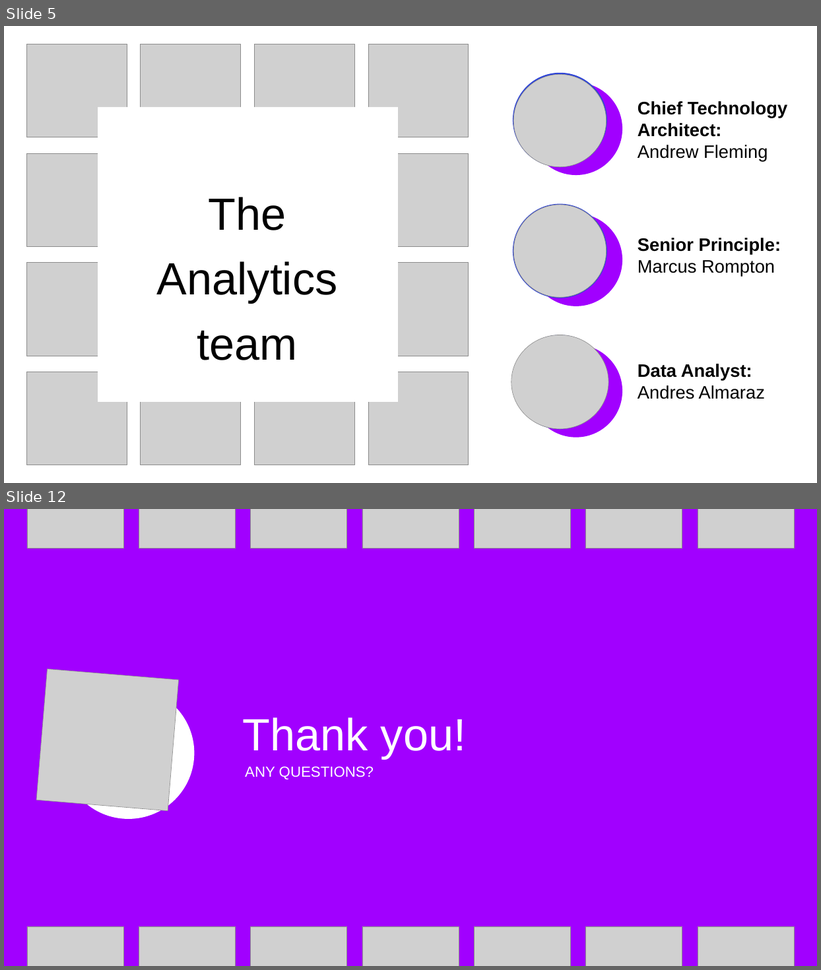
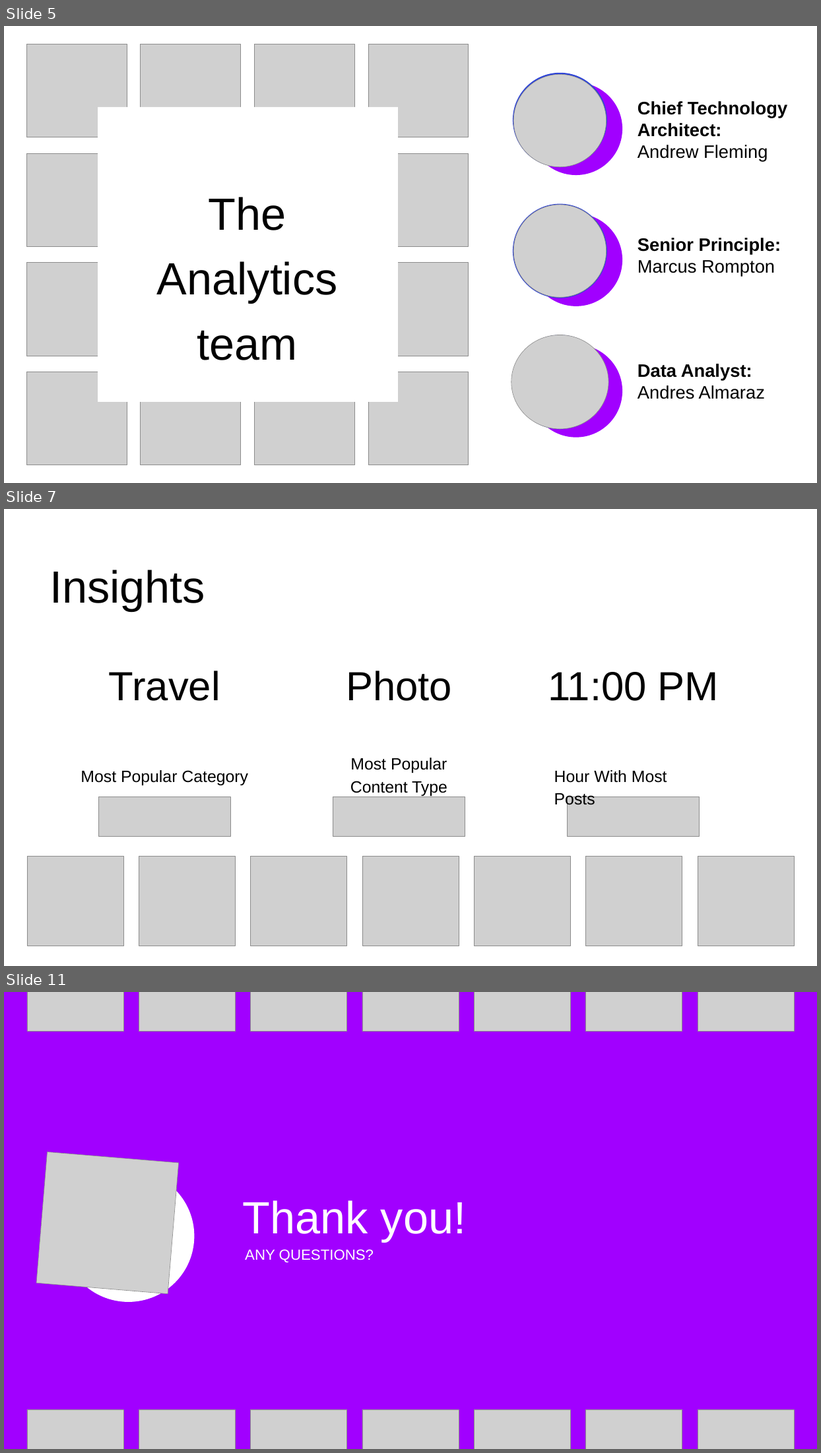
Before and after one commit to Cabone01/Data_Analytics_n_Visualizations, a slide deck: Social Buzz Analysis.pptx. Shown one above the other, each under a label of ours: slides 5 and 12 before the commit, slides 5, 7 and 11 after it; the slides between them are not shown. The pictures are 821x970 and 821x1453 pixels, drawn with LibreOffice and Linux fonts; fonts in the diff are those of the drawing; grey boxes stand for pictures. Boxes give left, top, right and bottom in pixels: in the first picture for what was removed or moved away, otherwise in the second. Text is boxed around its words. In the diff, an @@ line names an element or a change of style, - is before the commit and + after.

```diff
--- a/Social Buzz Analysis.pptx
+++ b/Social Buzz Analysis.pptx
@@ slide 7 added at (4, 509, 817, 966), background #FFFFFF @@
@@ text added at (50, 570, 205, 611), 80 pt, text #000000 @@
+Insights
@@ text added at (109, 671, 220, 701), 72 pt, text #000000 @@
+Travel
@@ text added at (346, 671, 452, 701), 72 pt, text #000000 @@
+Photo
@@ text added at (548, 672, 719, 701), 72 pt, text #000000 @@
+11:00 PM
@@ text added at (350, 758, 448, 796), 29 pt, text #000000 @@
+Most Popular Content Type
@@ text added at (81, 770, 248, 786), 29 pt, text #000000 @@
+Most Popular Category
@@ text added at (554, 770, 667, 809), 29 pt, text #000000 @@
+Hour With Most Posts
@@ picture added at (99, 797, 231, 836) @@
@@ picture added at (333, 797, 465, 836) @@
@@ picture added at (568, 797, 700, 836) @@
@@ group added at (27, 856, 794, 946): 7 pictures @@
@@ what was slide 12 is now slide 11 @@
```
Also in this commit, not shown: 4 slides changed, 2 other slides added, 4 slides removed, 1 other file.
